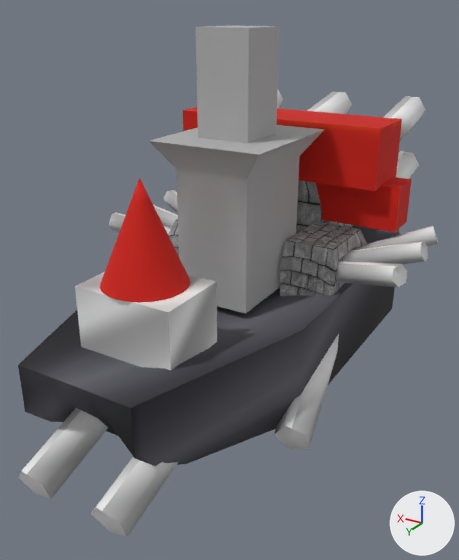
The FBX model Game/Assets/modelData/SenkanType3.FBX as it was, and as the next commit left it.
Camera for both pictures: a 50 mm camera at (-3.83, 6.66, 4.07) aimed at (-0.11, 0.46, 0.97). Every picture has the same lights, and +X, +Y and +Z are marked at lower right. Where no turn or scale is listed for an object, it has been applied to the vertices.
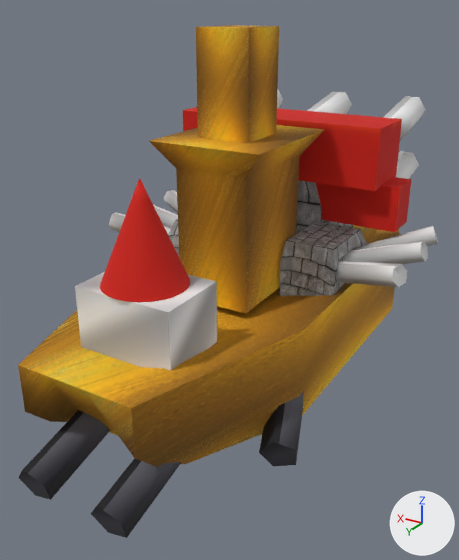
Location of each change, (x1, y1, x2, y2) in pixels of the pictures (459 x 560 px):
```json
{"object": "Box001", "change": "recoloured", "before": [18, 225, 400, 467], "after": [18, 225, 400, 467], "on screen": "grey to brown"}
{"object": "Box004", "change": "recoloured", "before": [149, 125, 324, 314], "after": [149, 125, 324, 314], "on screen": "grey to brown"}
{"object": "Box005", "change": "recoloured", "before": [196, 25, 279, 143], "after": [196, 25, 279, 143], "on screen": "grey to brown"}
{"object": "Cylinder017", "change": "recoloured, turned", "before": [18, 408, 108, 499], "after": [18, 410, 110, 500], "on screen": "grey to black"}
{"object": "Cylinder016", "change": "recoloured, moved, turned", "before": [274, 334, 339, 449], "after": [259, 391, 304, 466]}
{"object": "Cylinder018", "change": "recoloured, turned", "before": [91, 457, 178, 537], "after": [91, 458, 182, 538], "on screen": "grey to black"}
```

The change, as JSON lines over the scene's bpy script:
```json
{"op": "add", "block": "img_kiniro_jpg", "code": ["img_kiniro_jpg = load_image('Kiniro.jpg', 'Kiniro.jpg', 509, 408, 'sRGB')"]}
{"op": "add", "block": "mat_material__30", "code": ["mat_material__30 = principled_material('Material #30')", "mat_material__30.texture = img_kiniro_jpg", "mat_material__30.roughness = 0.859"]}
{"block": "me_mesh_029", "where": "me_mesh_029.from_pydata(...)  # 30 vertices, 27 faces; spans x -6.5..8.1, y -7.7..7.7, z 0.0..59.6"}
{"op": "remove", "block": "me_mesh_029", "code": "me_mesh_029.materials.append(mat_material__150)  # picture img_gin_jpg"}
{"op": "add", "block": "me_mesh_029", "code": "me_mesh_029.materials.append(mat_material__143)  # picture img_tetu_jpg"}
{"block": "me_mesh", "where": "me_mesh.from_pydata(...)  # 66 vertices, 128 faces; spans x -1.27..1.27, y -3.6..3.55, z 0.0..1.09"}
{"op": "remove", "block": "me_mesh", "code": "me_mesh.materials.append(mat_material__143)  # picture img_tetu_jpg"}
{"op": "add", "block": "me_mesh", "code": "me_mesh.materials.append(mat_material__30)  # picture img_kiniro_jpg"}
{"block": "me_mesh_006", "where": "me_mesh_006.from_pydata(...)  # 65 vertices, 126 faces; spans x -0.66..0.66, y -0.79..0.79, z 0.0..1.82"}
{"op": "remove", "block": "me_mesh_006", "code": "me_mesh_006.materials.append(mat_material__149)  # picture img_haiiro_jpg"}
{"op": "add", "block": "me_mesh_006", "code": "me_mesh_006.materials.append(mat_material__30)  # picture img_kiniro_jpg"}
{"block": "me_mesh_007", "where": "me_mesh_007.from_pydata(...)  # 8 vertices, 6 faces; spans x -0.308..0.308, y -0.324..0.324, z 0.0..1.112"}
{"op": "remove", "block": "me_mesh_007", "code": "me_mesh_007.materials.append(mat_material__149)  # picture img_haiiro_jpg"}
{"op": "add", "block": "me_mesh_007", "code": "me_mesh_007.materials.append(mat_material__30)  # picture img_kiniro_jpg"}
{"block": "me_mesh_027", "where": "me_mesh_027.from_pydata(...)  # 30 vertices, 27 faces; spans x -6.5..8.1, y -7.7..7.7, z 0.0..59.6"}
{"op": "remove", "block": "me_mesh_027", "code": "me_mesh_027.materials.append(mat_material__150)  # picture img_gin_jpg"}
{"op": "add", "block": "me_mesh_027", "code": "me_mesh_027.materials.append(mat_material__143)  # picture img_tetu_jpg"}
{"block": "me_mesh_028", "where": "me_mesh_028.from_pydata(...)  # 30 vertices, 27 faces; spans x -6.5..8.1, y -7.7..7.7, z 0.0..59.6"}
{"op": "remove", "block": "me_mesh_028", "code": "me_mesh_028.materials.append(mat_material__150)  # picture img_gin_jpg"}
{"op": "add", "block": "me_mesh_028", "code": "me_mesh_028.materials.append(mat_material__143)  # picture img_tetu_jpg"}
{"op": "set", "path": "ob_cylinder018.rotation_euler", "old": "(1.246, 0.0, 0.0)", "new": "(1.309, 0.0, 0.0)", "note": "degrees (71, 0, 0) -> degrees (75, 0, 0)"}
{"op": "set", "path": "ob_cylinder016.location", "old": "(-1.63, 1.73, 0.0)", "new": "(-1.63, 2.03, 0.0)"}
{"op": "set", "path": "ob_cylinder016.rotation_euler", "old": "(1.246, 0.0, 0.187)", "new": "(1.309, 0.0, 0.349)", "note": "degrees (71, 0, 11) -> degrees (75, 0, 20)"}
{"op": "set", "path": "ob_cylinder017.rotation_euler", "old": "(1.246, 0.0, 0.0)", "new": "(1.309, 0.0, 0.0)", "note": "degrees (71, 0, 0) -> degrees (75, 0, 0)"}
```
